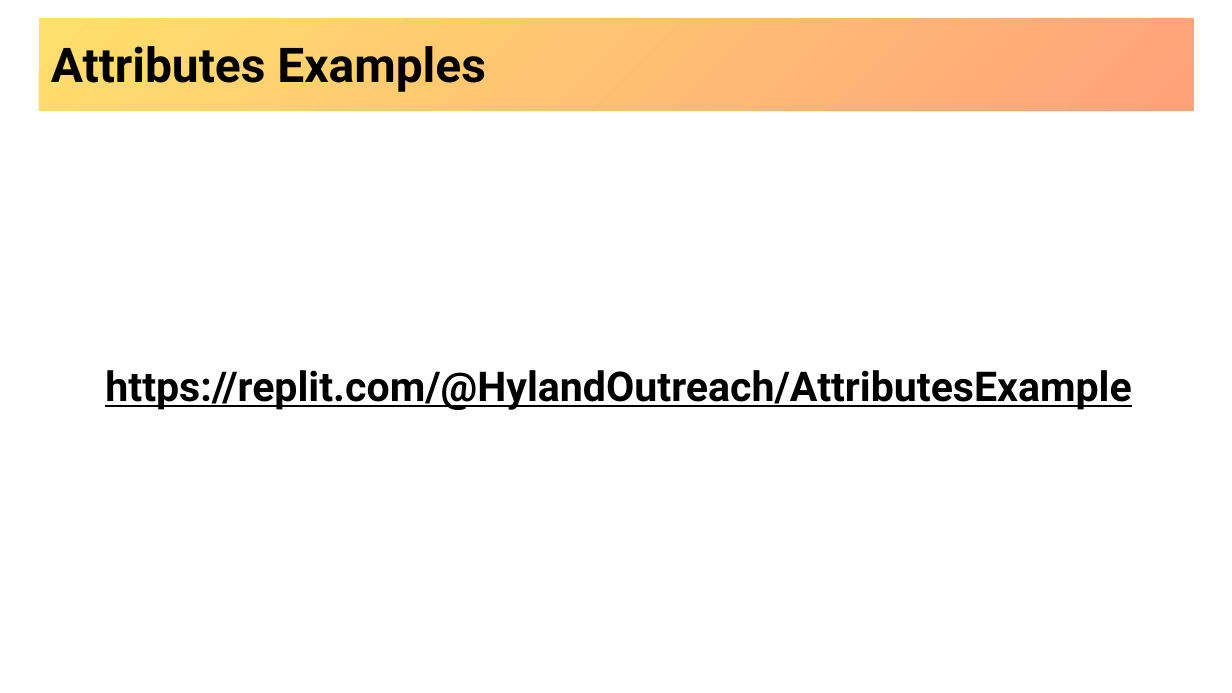
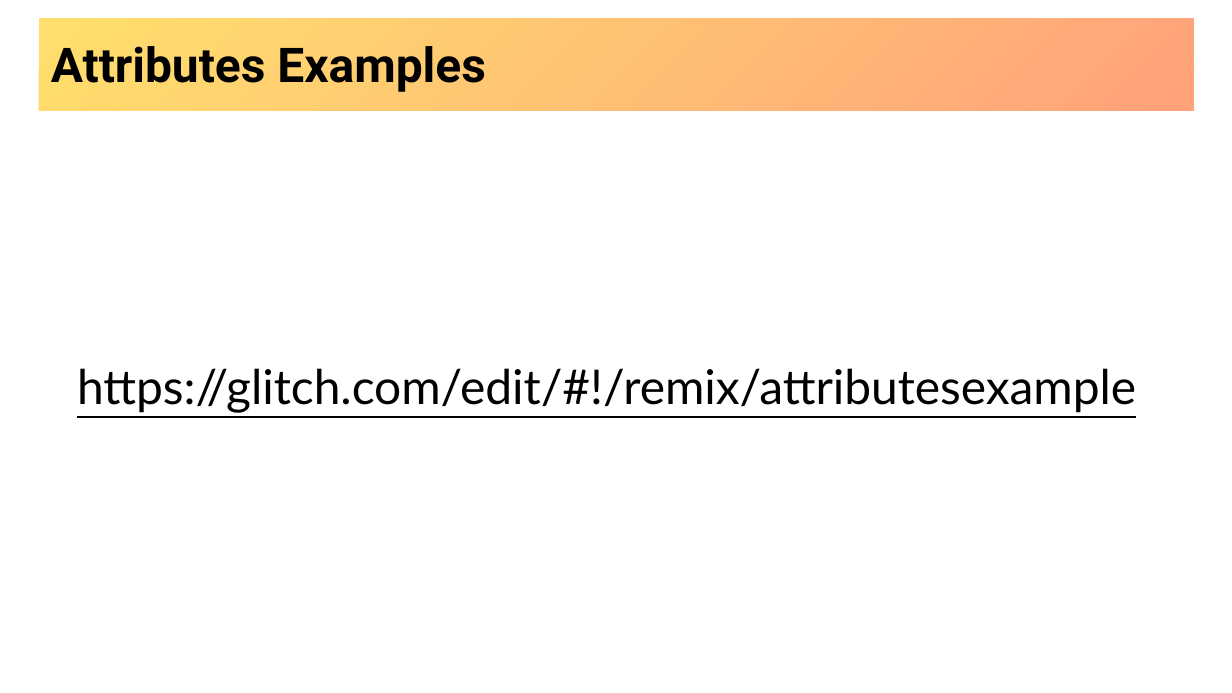
Before and after one commit to hytechclub/web-101, a slide deck: slide 7 of Week03/MoreHtmlElements.pptx. Drawn at 1232x693 pixels with LibreOffice and Linux fonts; fonts in the diff are those of the drawing; background and template pictures are left out. Boxes give left, top, right and bottom in pixels: in the first picture for what was removed or moved away, otherwise in the second. Text is boxed around its words. In the diff, an @@ line names an element or a change of style, - is before the commit and + after.

Commit message:
reapply some glitch changes

```diff
--- a/Week03/MoreHtmlElements.pptx
+++ b/Week03/MoreHtmlElements.pptx
@@ text at [77, 368, 1136, 413]: text changed; size 24 to 28 pt; font Roboto to Lato; bold off @@
-https://replit.com/@HylandOutreach/AttributesExample
+https://glitch.com/edit/#!/remix/attributesexample
```
Also in this commit, not shown: 2 other slides changed, 11 other files.
